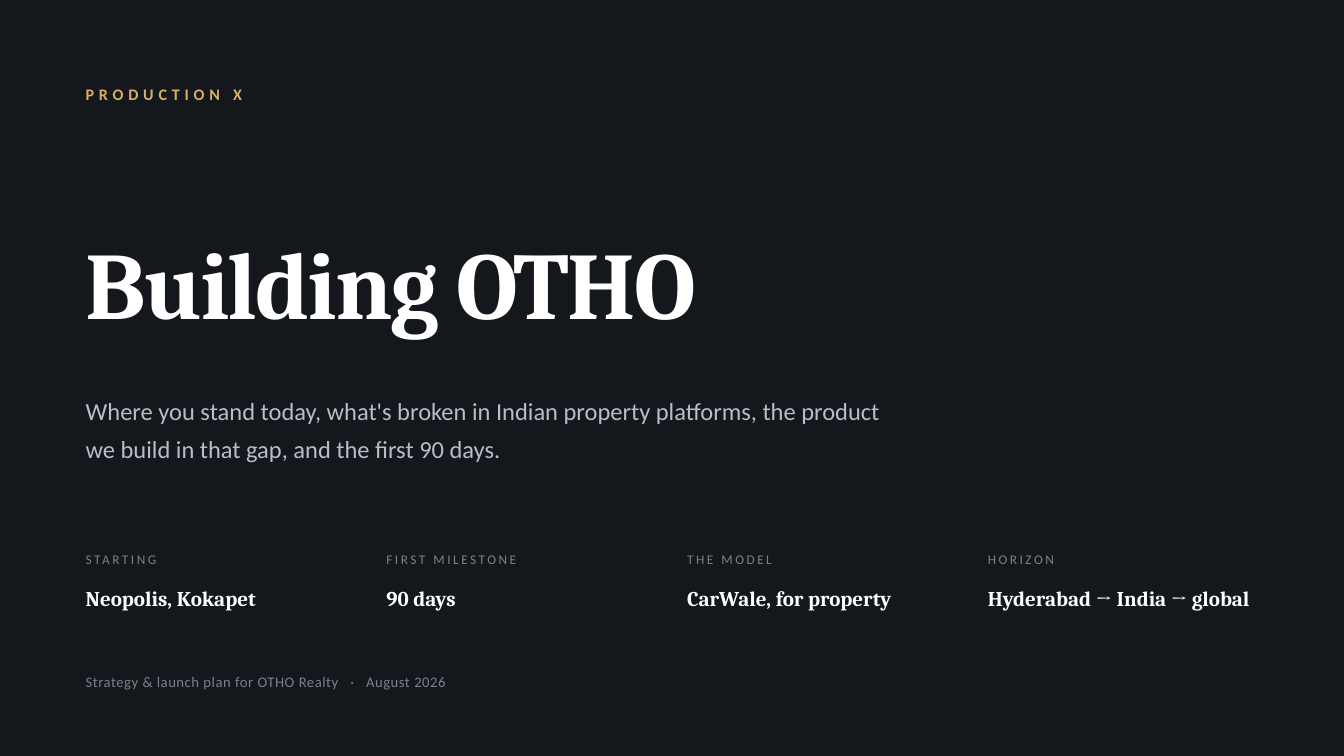
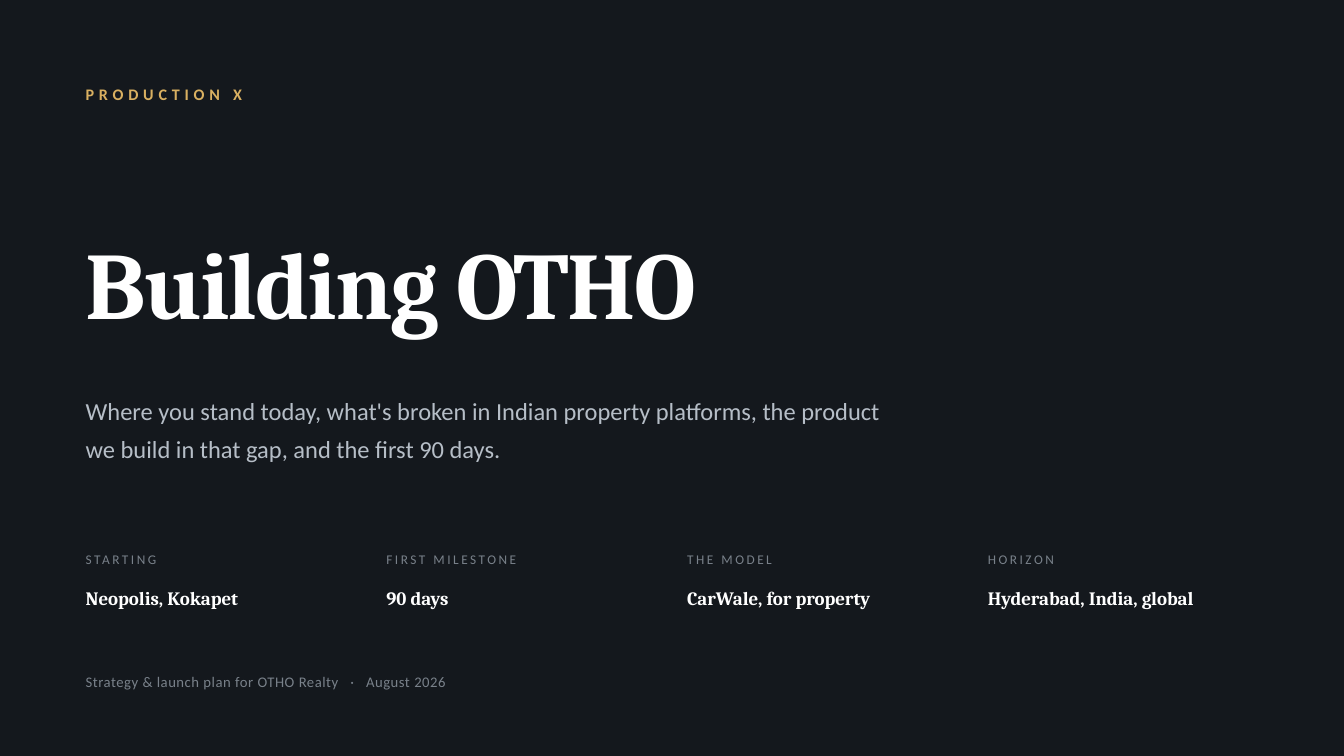
Before and after one commit to productionx-in/OTHO-REALTY, a slide deck: slide 1 of deck/Building_OTHO_ProductionX.pptx. Drawn at 1344x756 pixels with LibreOffice and Linux fonts; fonts in the diff are those of the drawing. Boxes give left, top, right and bottom in pixels: in the first picture for what was removed or moved away, otherwise in the second. Text is boxed around its words. In the diff, an @@ line names an element or a change of style, - is before the commit and + after.

```diff
--- a/deck/Building_OTHO_ProductionX.pptx
+++ b/deck/Building_OTHO_ProductionX.pptx
@@ size 15 to 13.5 pt in 3 elements at [86, 592, 238, 609], [386, 592, 449, 609], [687, 591, 871, 609] @@
@@ text at [988, 592, 1194, 609]: text changed; size 15 to 13.5 pt @@
-Hyderabad → India → global
+Hyderabad, India, global
```
Also in this commit, not shown: 3 other files.
